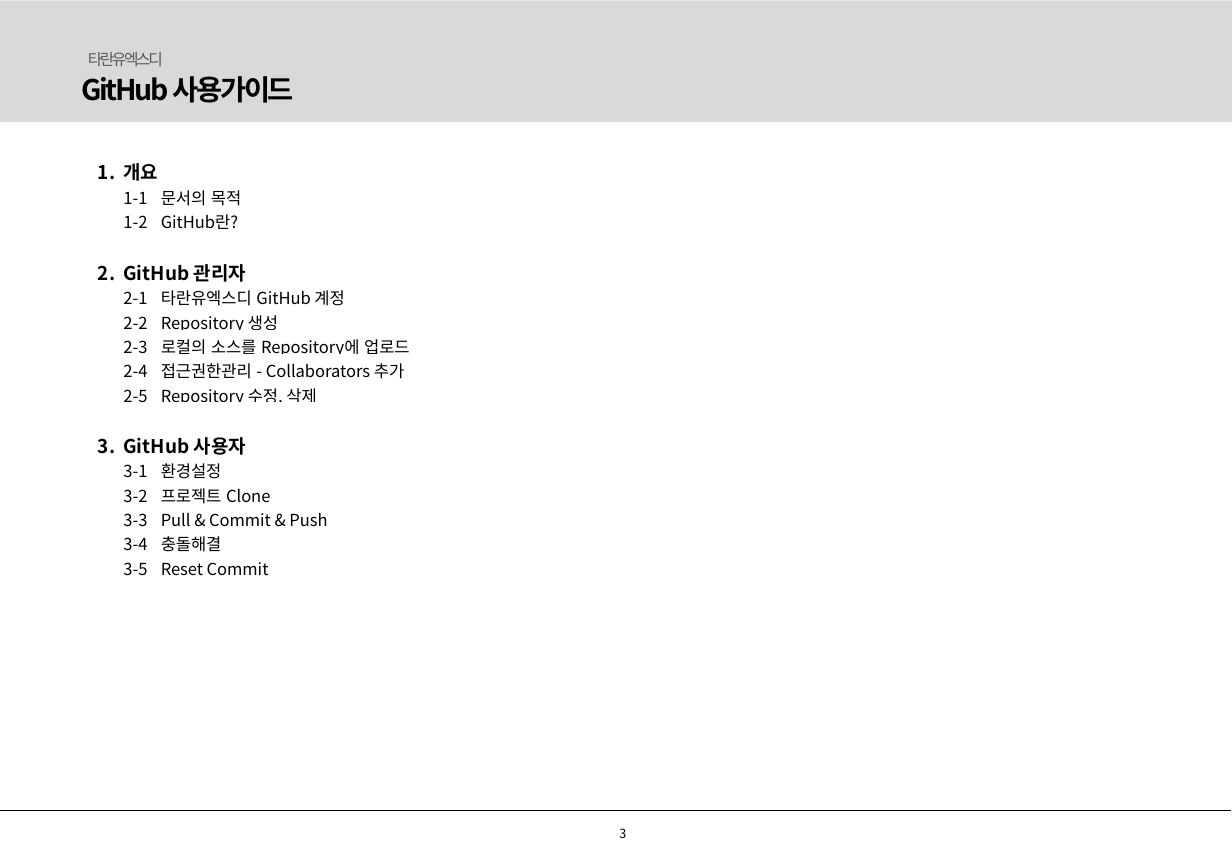
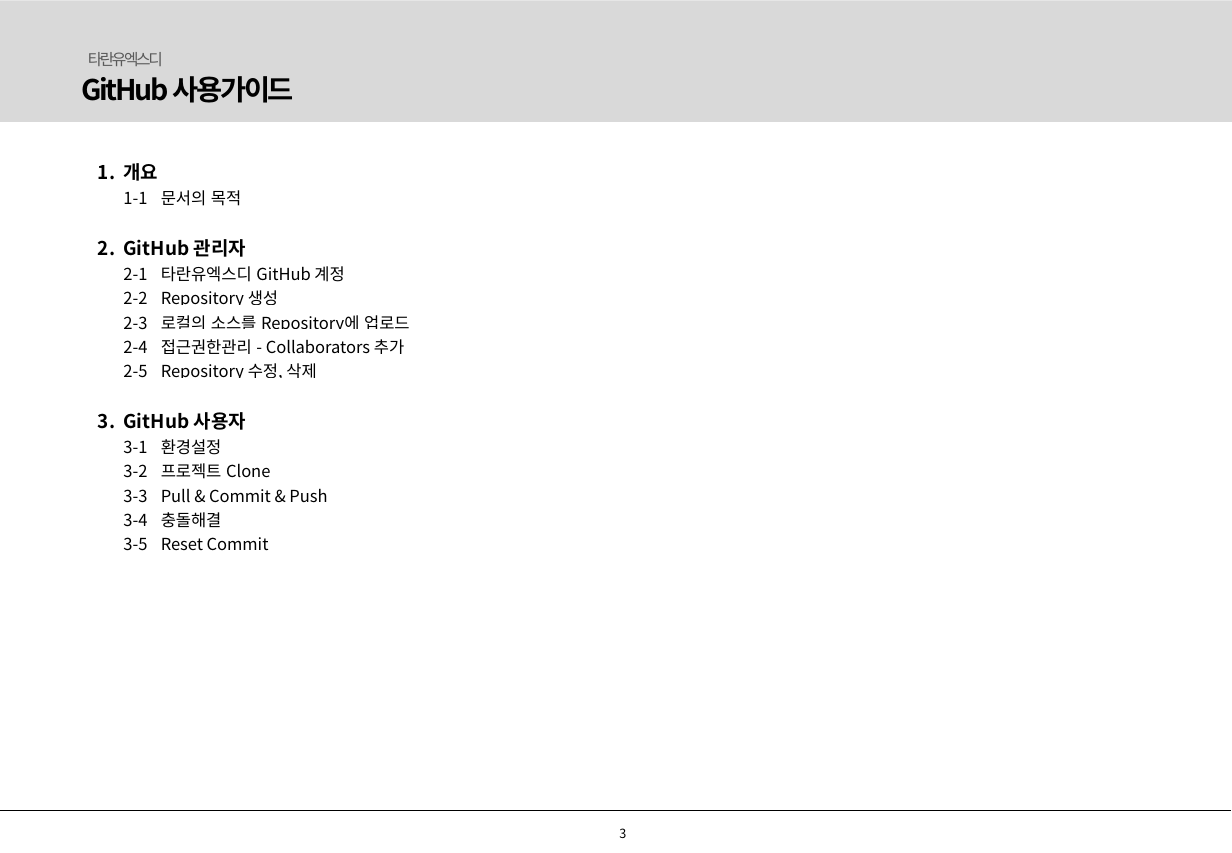
Before and after one commit to taranuxd/intro, a slide deck: slide 3 of 타란유엑스디_GitHub_사용가이드.pptx. Drawn at 1232x853 pixels with LibreOffice and Linux fonts; fonts in the diff are those of the drawing; background and template pictures are left out. Boxes give left, top, right and bottom in pixels: in the first picture for what was removed or moved away, otherwise in the second. Text is boxed around its words. In the diff, an @@ line names an element or a change of style, - is before the commit and + after.

```diff
--- a/타란유엑스디_GitHub_사용가이드.pptx
+++ b/타란유엑스디_GitHub_사용가이드.pptx
@@ table at <box>98,154,571,576</box> @@
-row 3:  | 1-2 | GitHub란? | 
```
Also in this commit, not shown: 2 other slides changed.
